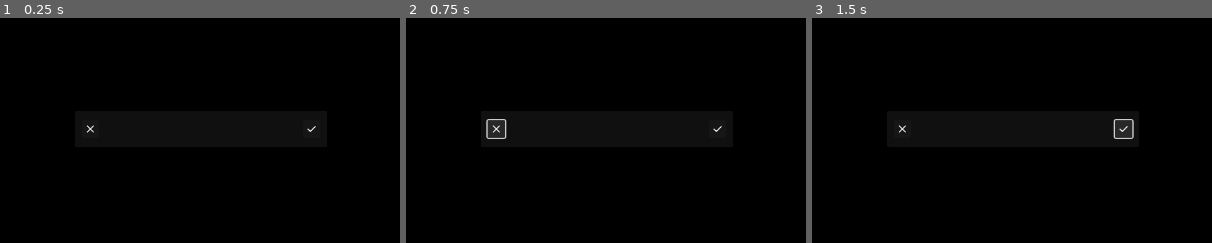
Above: before the commit, frames 1-3 (left to right).
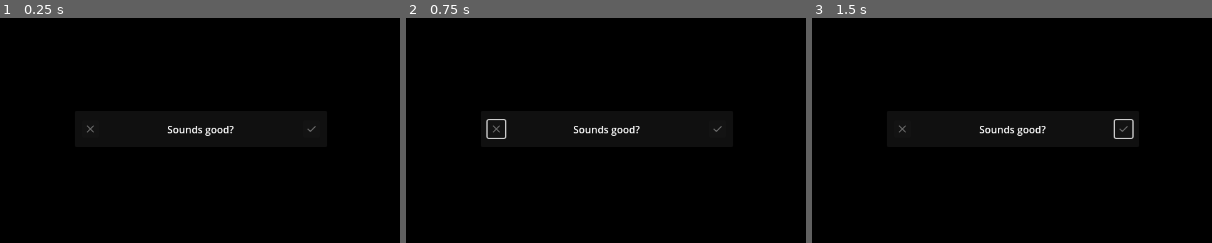
Above: after the commit, the same moments.

Repository: Dinno-DEV/leafboard
Game: Godot game, scene res://components/DialogConfirmPanel.tscn
Same seed, same stepped clock (60 frames per second), same inputs: the game is played once before the commit and once after it. This scene is started directly instead of the project's main scene.
Inputs (mouse positions are % of the whole screen's width and height, from its top left):
- Up to frame 1 (0.25 s): no input
- Up to frame 2 (0.75 s): click (36, 50) at 0.52 s
- Up to frame 3 (1.5 s): click (64, 50) at 1.27 s
The pictures show only the part of the screen within x 25-75%, y 25-75%; the shares and areas given below are measured in that part.

The runs differ from the first frame. In frame 1, 0.4% of the frame differs, in the area x 21-79%, y 47-53%; in frame 2, 0.4%; in frame 3, 0.4%.

Commit message:
Update DialogConfirmPanel.gd

Diff:
--- a/components/DialogConfirmPanel.gd
+++ b/components/DialogConfirmPanel.gd
@@ -12,9 +12,11 @@
 func _ready() -> void:
 	confirm_button.pressed.connect(_on_confirm_button_pressed)
 	cancel_button.pressed.connect(_on_cancel_button_pressed)
-	get_player_response(dialog_message)
+	# auto start panel if dialog message is not empty
+	if dialog_message != "":
+		listen_player_response(dialog_message)
 
-func get_player_response(message:String) -> void:
+func listen_player_response(message:String) -> void:
 	set_dialog_message(message)
 	confirm_button.disabled = false
 	cancel_button.disabled = false
@@ -24,8 +26,6 @@
 
 func _on_confirm_button_pressed():
 	received_response.emit(true)
-	print("confirm")
 
 func _on_cancel_button_pressed():
 	received_response.emit(false)
-	print("cancel")
